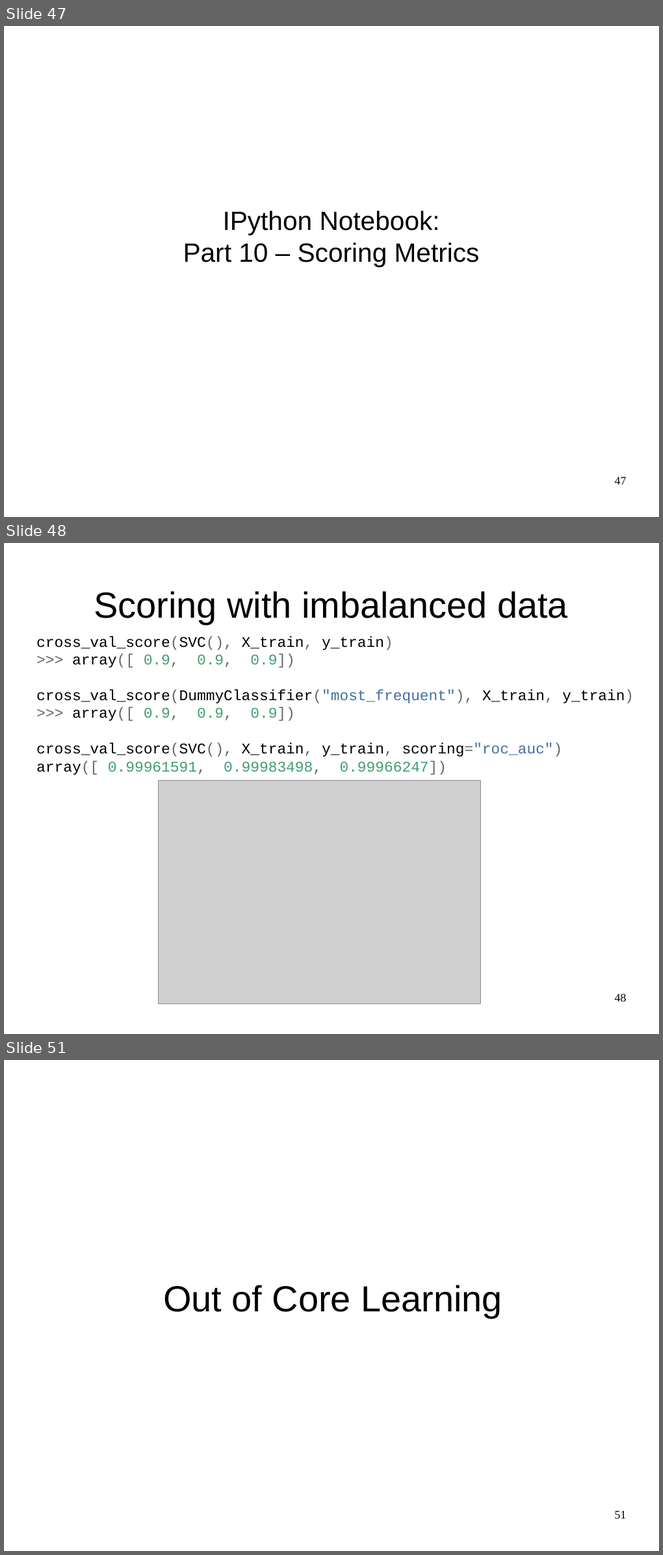
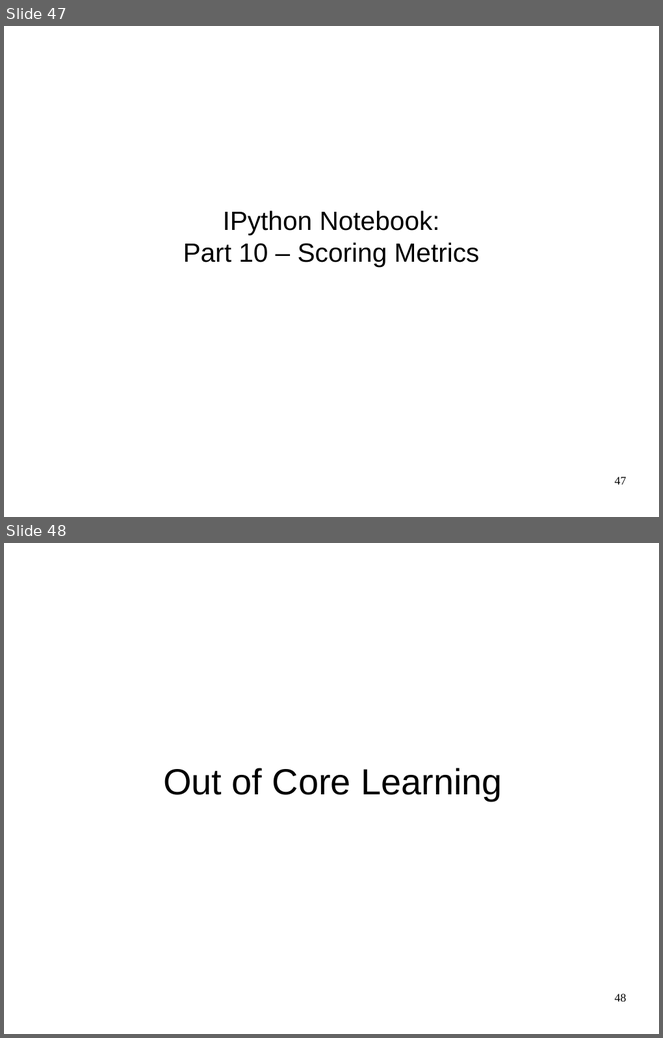
Before and after one commit to amueller/odscon-2015, a slide deck: machine-learning-with-scikit-learn-odscon.odp. Shown one above the other, each under a label of ours: slides 47, 48 and 51 before the commit, slides 47 and 48 after it; the slides between them are not shown. The pictures are 663x1555 and 663x1038 pixels, drawn with LibreOffice and Linux fonts; fonts in the diff are those of the drawing; grey boxes stand for pictures. Boxes give left, top, right and bottom in pixels: in the first picture for what was removed or moved away, otherwise in the second. Text is boxed around its words. In the diff, an @@ line names an element or a change of style, - is before the commit and + after.

```diff
--- a/machine-learning-with-scikit-learn-odscon.odp
+++ b/machine-learning-with-scikit-learn-odscon.odp
@@ slide 48 removed at bbox=[4, 543, 659, 1034], background #FFFFFF @@
@@ title removed at bbox=[94, 591, 568, 624] @@
-Scoring with imbalanced data
@@ text removed at bbox=[36, 636, 634, 775] @@
-cross_val_score(SVC(), X_train, y_train)
->>> array([ 0.9, 0.9, 0.9])
-cross_val_score(DummyClassifier("most_frequent"), X_train, y_train)
->>> array([ 0.9, 0.9, 0.9])
-cross_val_score(SVC(), X_train, y_train, scoring="roc_auc")
-array([ 0.99961591, 0.99983498, 0.99966247])
@@ picture removed at bbox=[159, 781, 481, 1005] @@
@@ page number removed at bbox=[615, 994, 627, 1002] @@
-48
@@ what was slide 51 is now slide 48 @@
@@ page number at bbox=[615, 994, 627, 1002]: text changed @@
-51
+48
```
Also in this commit, not shown: 6 slides changed, 1 slide added, 3 other slides removed.
